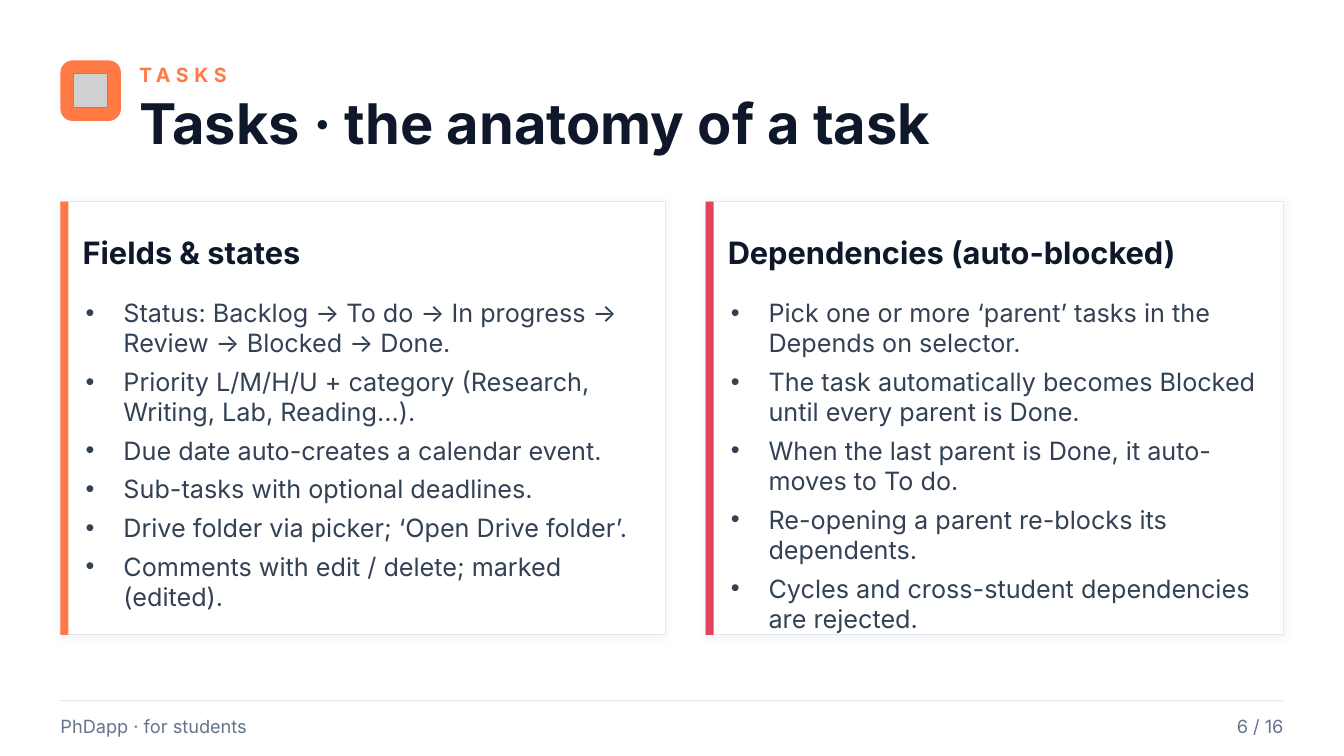
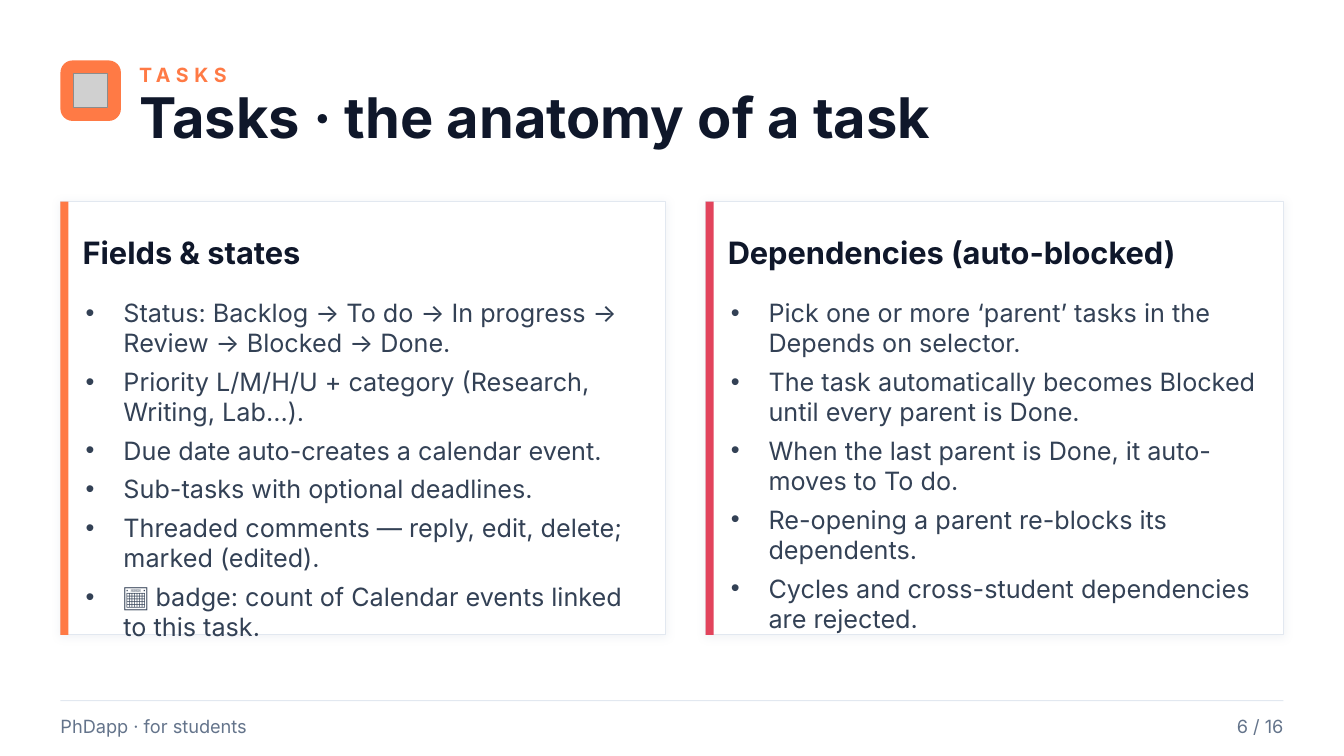
Before and after one commit to rafacastrocsic/phdapp, a slide deck: slide 6 of docs/PhDapp_Student_Overview.pptx. Drawn at 1344x756 pixels with LibreOffice and Linux fonts; fonts in the diff are those of the drawing; grey boxes stand for pictures. Boxes give left, top, right and bottom in pixels: in the first picture for what was removed or moved away, otherwise in the second. Text is boxed around its words. In the diff, an @@ line names an element or a change of style, - is before the commit and + after.

```diff
--- a/docs/PhDapp_Student_Overview.pptx
+++ b/docs/PhDapp_Student_Overview.pptx
@@ text "Tasks · the anatomy of ..." at [139, 95, 930, 150]: vertical alignment middle to top @@
@@ text at [123, 370, 590, 426]: text changed @@
-• Priority L/M/H/U + category (Research, Writing, Lab, Reading…).
+• Priority L/M/H/U + category (Research, Writing, Lab…).
@@ text at [123, 518, 622, 611]: text changed @@
-• Drive folder via picker; ‘Open Drive folder’.
-• Comments with edit / delete; marked (edited).
+• Threaded comments — reply, edit, delete; marked (edited).
+• 📅 badge: count of Calendar events linked to this task.
```
Also in this commit, not shown: 14 other slides changed, 9 other files.
